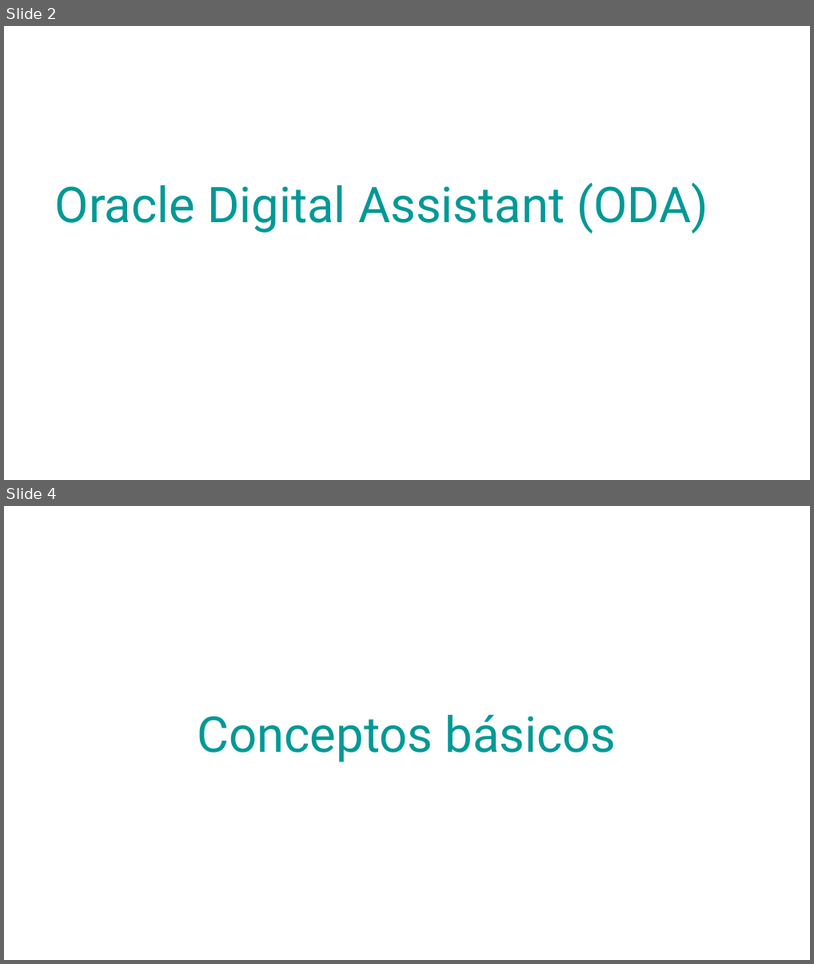
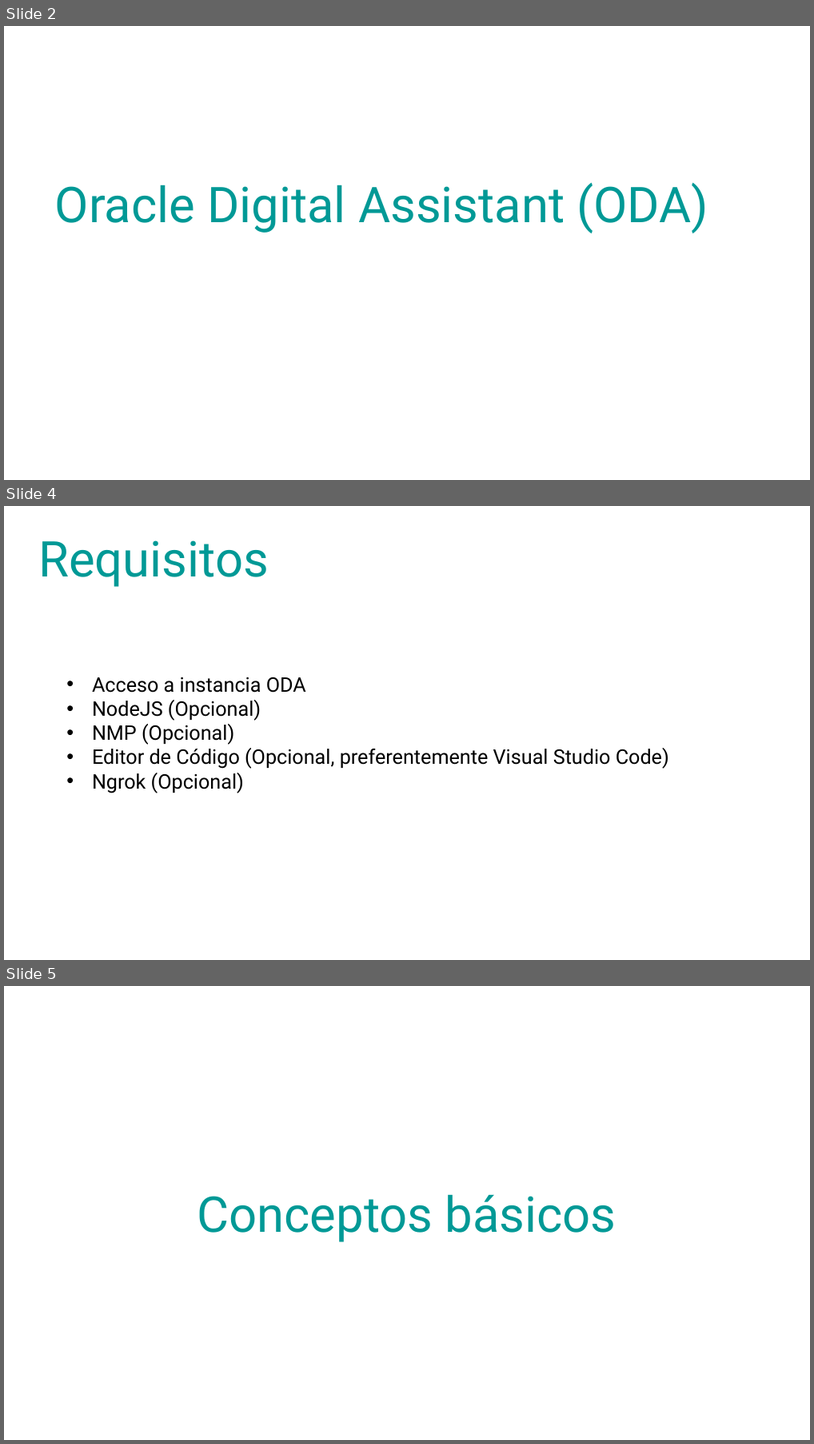
Before and after one commit to bquirino-sps/curso_oda_lapi, a slide deck: curso_ODA.pptx. Shown one above the other, each under a label of ours: slides 2 and 4 before the commit, slides 2, 4 and 5 after it; the slides between them are not shown. The pictures are 814x964 and 814x1444 pixels, drawn with LibreOffice and Linux fonts; fonts in the diff are those of the drawing; background and template pictures are left out. Boxes give left, top, right and bottom in pixels: in the first picture for what was removed or moved away, otherwise in the second. Text is boxed around its words. In the diff, an @@ line names an element or a change of style, - is before the commit and + after.

```diff
--- a/curso_ODA.pptx
+++ b/curso_ODA.pptx
@@ slide 4 added at (4, 506, 810, 960), background picture (left out) @@
@@ text added at (38, 540, 269, 587), 44 pt, text #009996 @@
+Requisitos
@@ text added at (92, 677, 670, 793), 18 pt, text #000000 @@
+• Acceso a instancia ODA
+• NodeJS (Opcional)
+• NMP (Opcional)
+• Editor de Código (Opcional, preferentemente Visual Studio Code)
+• Ngrok (Opcional)
@@ what was slide 4 is now slide 5 @@
```
Also in this commit, not shown: 5 slides changed, 6 other slides added, 6 other files.
